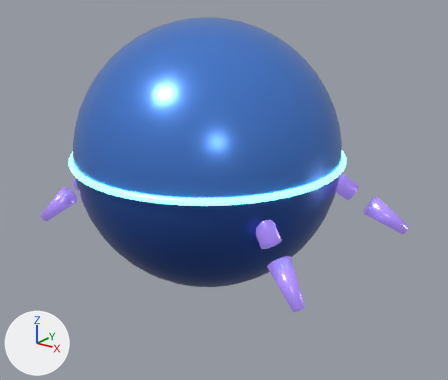
The Blender file bakugan-buddy/blender/out/ripple_rigged.blend, before and after one commit.
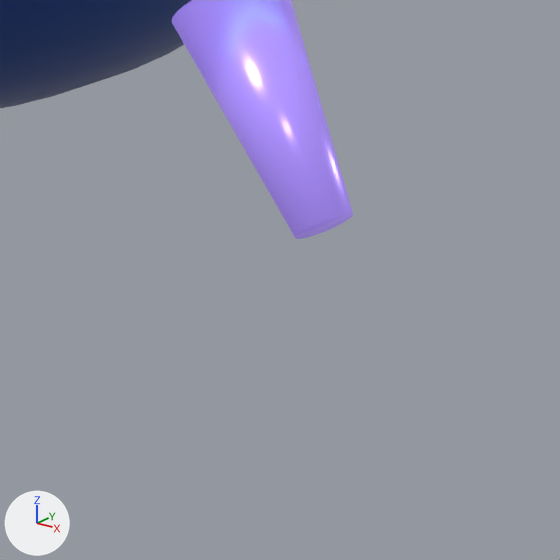
The first picture shows the older version from a 50 mm lens placed at (1.407, -1.776, 0.684), pointed at (0.076, -0.002, -0.129). The close-ups show the older and then the newer version on the part from 52% to 78% of the width and 69% to 100% of the height of that picture. Only the edits that show in the close-ups are written down. Arrows for +X, +Y and +Z are at lower left; the lights stay in place.

In view in the first close-up: 'CLAW_BL_Tip', 'ShellLower'.
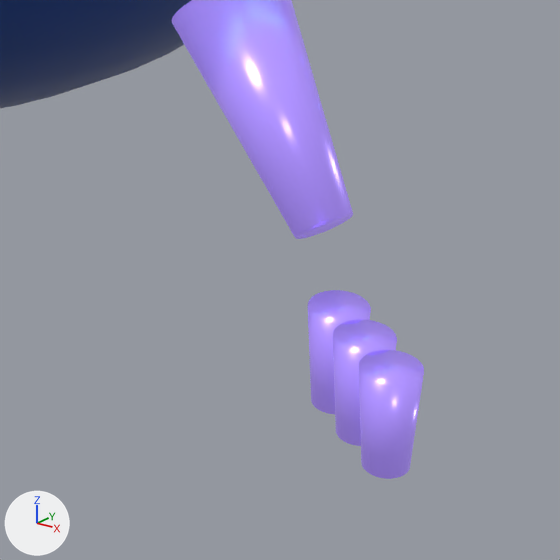
Where the change shows, as pixel boxes (x1, y1, x2, y2) in the close-ups (560 x 560 px):
'CLAW_BL_F2', added (purple)
    after: (359, 350, 424, 479)
'CLAW_BL_F1', added (purple)
    after: (333, 320, 397, 446)
'CLAW_BL_F0', added (purple)
    after: (308, 290, 371, 414)

The change, as a diff of the scene's bpy script:
```diff
--- a/bakugan-buddy/blender/out/ripple_rigged.blend.py
+++ b/bakugan-buddy/blender/out/ripple_rigged.blend.py
@@ me_cone_012 @@
+me_cone_012.from_pydata(...)  # a 32-sided cut cone along z (radius 0.015 at the low end, 0.02 at the high end) spanning x -0.02..0.02, y -0.02..0.02, z -0.035..0.035
+me_cone_012.polygons.foreach_set('use_smooth', [True] * 34)
+me_cone_012.materials.append(mat_claw)  # purple #ad90ff, glowing purple #ad90ff
@@ ob_claw_bl_f2 @@
+ob_claw_bl_f2 = bpy.data.objects.new('CLAW_BL_F2', me_cone_012)
+ob_claw_bl_f2.location = (0.68, -0.37, -0.39)
@@ ob_claw_bl_f1 @@
+ob_claw_bl_f1 = bpy.data.objects.new('CLAW_BL_F1', me_cone_012.copy())
+ob_claw_bl_f1.location = (0.65, -0.35, -0.39)
@@ ob_claw_bl_f0 @@
+ob_claw_bl_f0 = bpy.data.objects.new('CLAW_BL_F0', me_cone_012.copy())
+ob_claw_bl_f0.location = (0.62, -0.33, -0.39)
```
